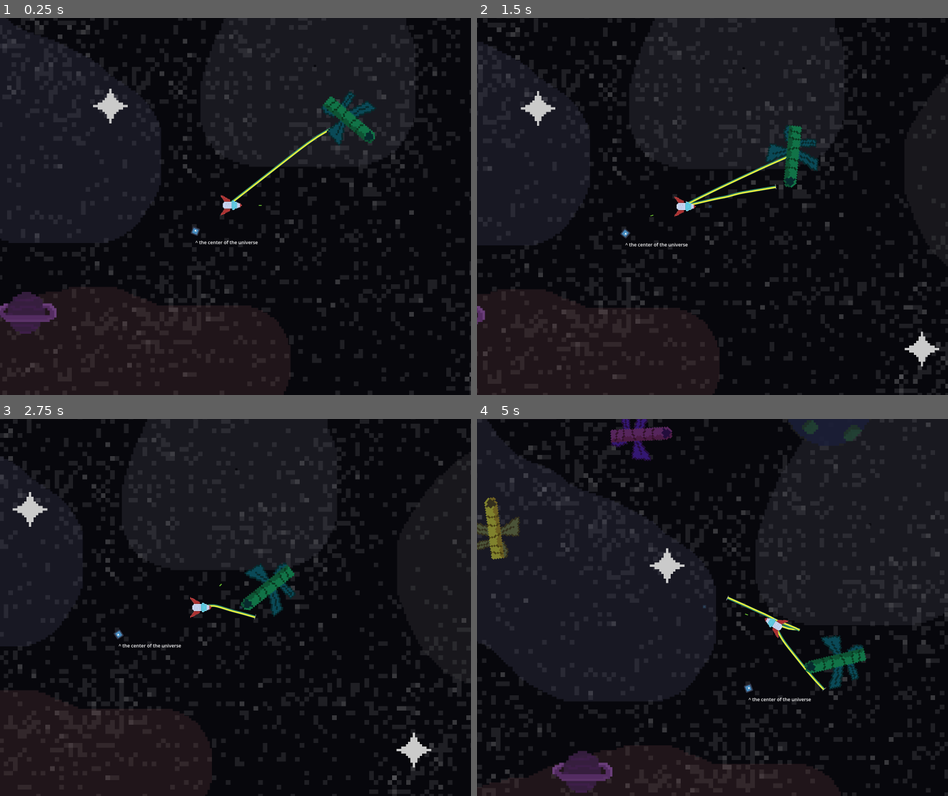
Above: before the commit, frames 1-4 (two rows, left to right).
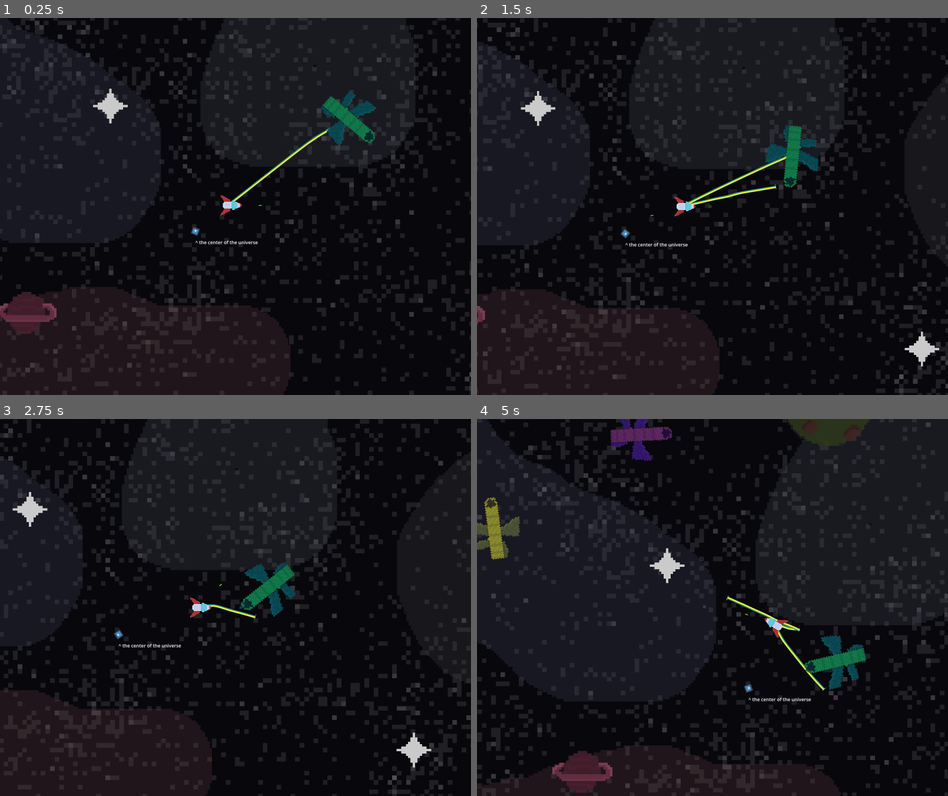
Above: after the commit, the same moments.

Repository: Bromeon/LudumDare54
Game: Godot game, scene res://Scenes/Main/Main.tscn
Same seed, same stepped clock (60 frames per second), same inputs: the game is played once before the commit and once after it. The engine's default icon, where the game draws it, is replaced by a stand-in: a white triangle on a blue panel in a dark square.
Inputs (mouse positions are in pixels of both pictures, inside the frame that each line leads up to):
- Up to frame 1 (0.25 s): no input
- Up to frame 2 (1.5 s): move the mouse to (816, 187) at 0.52 s; hold D (Right) 0.53-1.28 s; tap Space (ShootTether) at 0.6, 1.35 s; move the mouse to (618, 225) at 1.27 s; hold Ctrl (Brake) from 1.28 s (still down)
- Up to frame 3 (2.75 s): move the mouse to (282, 524) at 2.02 s; release Ctrl (Brake) at 2.03 s; hold D (Right) from 2.03 s (still down); tap Space (ShootTether) at 2.1 s
- Up to frame 4 (5 s): move the mouse to (688, 682) at 2.77 s; release D (Right) at 2.78 s; hold W (Up) 2.78-3.53 s; tap Space (ShootTether) at 2.85, 3.6, 4.35 s; move the mouse to (853, 664) at 3.52 s; hold A (Left) from 3.53 s (still down); move the mouse to (571, 550) at 4.27 s

The runs differ from the first frame. In frame 1, 0.7% of the frame differs, in the area x 0-80%, y 19-84%; in frame 2, 0.4%; in frame 3, 0.3%; in frame 4, 2.0%, in the area x 0-84%, y 0-100%.

Commit message:
Asteroid mining WIP && bg planets recolor

Diff:
--- /dev/null
+++ b/Scenes/MiningSpot/MinedResource.gd
@@ -0,0 +1,6 @@
+extends RigidBody2D
+
+var rotation_speed = 0.1
+
+func _physics_process(delta):
+	$Mineral1.rotate(rotation_speed * delta)
--- /dev/null
+++ b/Scenes/MiningSpot/MinedResource.tscn
@@ -0,0 +1,13 @@
+[gd_scene load_steps=3 format=3 uid="uid://d33vnl6b1343g"]
+
+[ext_resource type="Texture2D" uid="uid://l2dk8q71n5la" path="res://Assets/Sprites/Mineral_1.png" id="1_5bp0o"]
+[ext_resource type="Script" path="res://Scenes/MiningSpot/MinedResource.gd" id="1_qxhvo"]
+
+[node name="MinedResource" type="RigidBody2D"]
+gravity_scale = 0.0
+script = ExtResource("1_qxhvo")
+
+[node name="Mineral1" type="Sprite2D" parent="."]
+texture_filter = 1
+scale = Vector2(0.25, 0.25)
+texture = ExtResource("1_5bp0o")
--- /dev/null
+++ b/Scenes/MiningSpot/MiningSpot.gd
@@ -0,0 +1,39 @@
+extends StaticBody2D
+
+var MinedResource = preload("res://Scenes/MiningSpot/MinedResource.tscn")
+
+@export var ROTATION_SPEED: float = 0.5
+@export var RESOURCE_SPREAD: float = 0.1
+@export var HP_PER_DROP: float = 10
+@export var RESOURCE_YIELD: int = 5
+
+# The asteroid will drop one mineral each time its HP reaches zero.
+# After dropping `RESOURCE_YIELD` minerals it is destroyed.
+@onready var hp: float = HP_PER_DROP
+@onready var resource_count: int = RESOURCE_YIELD
+
+func _physics_process(delta):
+	self.rotate(delta * ROTATION_SPEED)
+
+func deal_damage_tick(hit_pos: Vector2, hit_normal: Vector2, strength: float):
+	# Damage is applied per tick
+	hp -= strength
+	if hp <= 0:
+		if resource_count > 0:
+			drop_resource(hit_pos, hit_normal)
+			resource_count -= 1
+			hp = HP_PER_DROP
+		else:
+			# TODO: Juice explode
+			queue_free()
+
+# Drop a resource
+func drop_resource(hit_pos: Vector2, hit_normal: Vector2):
+	var spread = Vector2(randf_range(-1, 1), randf_range(-1, 1)) * RESOURCE_SPREAD
+	var shoot_direction = (-hit_normal + spread).normalized()
+	var resource = MinedResource.instantiate()
+	get_parent().add_child(resource)
+	resource.global_position = hit_pos + shoot_direction * 5
+	resource.apply_impulse(shoot_direction * 10)
+	resource.rotation_speed = randf_range(-1, 1) * 2
+	resource.rotation_degrees = randf_range(0, 360)
--- /dev/null
+++ b/Scenes/MiningSpot/MiningSpot.tscn
@@ -0,0 +1,30 @@
+[gd_scene load_steps=5 format=3 uid="uid://c4rgrpq3etg1w"]
+
+[ext_resource type="Texture2D" uid="uid://c28ubs8imcpor" path="res://Assets/Sprites/Mining_1.png" id="1_1fk45"]
+[ext_resource type="Script" path="res://Scenes/MiningSpot/MiningSpot.gd" id="1_bjivk"]
+
+[sub_resource type="RectangleShape2D" id="RectangleShape2D_4nl41"]
+size = Vector2(22, 27.5)
+
+[sub_resource type="RectangleShape2D" id="RectangleShape2D_h6rkg"]
+size = Vector2(35, 20.5)
+
+[node name="MiningSpot" type="StaticBody2D"]
+position = Vector2(39, 34)
+collision_layer = 4
+script = ExtResource("1_bjivk")
+ROTATION_SPEED = 0.25
+RESOURCE_SPREAD = 0.5
+
+[node name="Mining1" type="Sprite2D" parent="."]
+texture_filter = 1
+scale = Vector2(1.30469, 1.32813)
+texture = ExtResource("1_1fk45")
+
+[node name="CollisionShape2D" type="CollisionShape2D" parent="."]
+position = Vector2(1, -3.5)
+shape = SubResource("RectangleShape2D_4nl41")
+
+[node name="CollisionShape2D2" type="CollisionShape2D" parent="."]
+position = Vector2(-0.5, 8.25)
+shape = SubResource("RectangleShape2D_h6rkg")
--- a/project.godot
+++ b/project.godot
@@ -81,4 +81,5 @@
 
 [layer_names]
 
-2d_physics/layer_2="TetherSegments"
+2d_physics/layer_2="TetherAnchors"
+2d_physics/layer_3="MiningSpots"
Binary file changed: Assets/BackgroundParallax/background_parallax.aseprite
Binary file changed: Assets/BackgroundParallax/background_parallax_planets.png
Binary file changed: Assets/Sprites/Station_V1.aseprite
Binary file changed: Assets/Sprites/Station_V1.png
